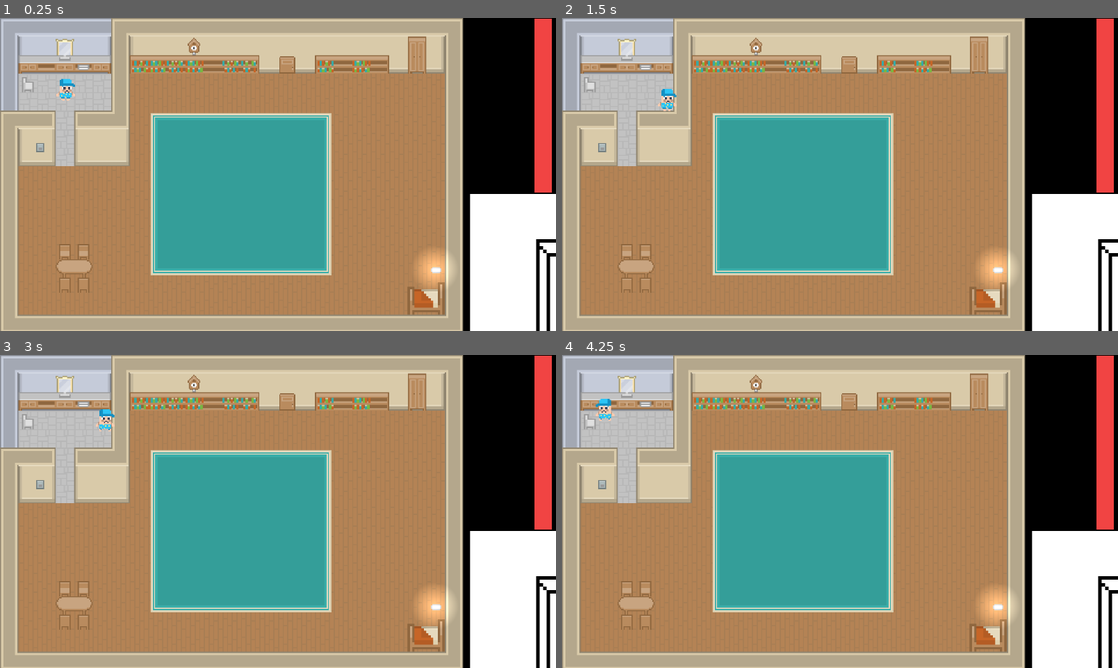
Above: before the commit, frames 1-4 (two rows, left to right).
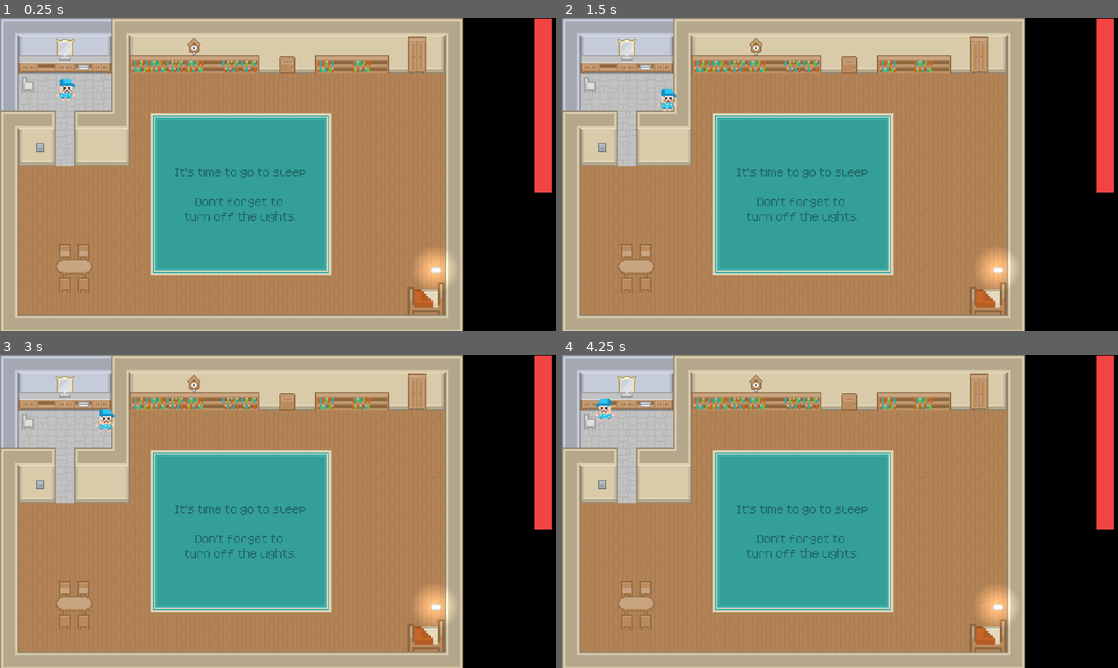
Above: after the commit, the same moments.

Repository: 10Zeeko/levelupgamejam2025
Game: Godot game, scene res://Scenes/main_scene.tscn
Same seed, same stepped clock (60 frames per second), same inputs: the game is played once before the commit and once after it.
Inputs:
- Up to frame 1 (0.25 s): no input
- Up to frame 2 (1.5 s): tap Enter at 0.5 s; hold D (Right) 0.53-1.28 s; hold Shift (Running) 0.53-1.28 s; hold S (Down) from 1.28 s (still down); tap Shift (Running) at 1.35 s
- Up to frame 3 (3 s): tap Space at 2 s; release S (Down) at 2.03 s; hold D (Right) 2.03-2.78 s; hold Shift (Running) 2.03-2.78 s; tap Enter at 2.75 s; hold W (Up) from 2.78 s (still down); tap Shift (Running) at 2.85 s
- Up to frame 4 (4.25 s): release W (Up) at 3.53 s; hold A (Left) from 3.53 s (still down); hold Shift (Running) from 3.53 s (still down)

The runs differ from the first frame. In frame 1, 6.9% of the frame differs, in the area x 31-100%, y 48-100%; in frame 2, 6.9%; in frame 3, 6.9%; in frame 4, 6.9%.

Commit message:
Almost complete tutorial and fonts

Diff:
--- /dev/null
+++ b/GameNodes/Interactables/bed.gd
@@ -0,0 +1,6 @@
+extends StaticBody2D
+
+@export var next_level : PackedScene
+
+func _on_area_2d_body_entered(body: Node2D) -> void:
+	print("Congratulations!")
--- a/GameNodes/Interactables/bed.tscn
+++ b/GameNodes/Interactables/bed.tscn
@@ -1,5 +1,6 @@
-[gd_scene load_steps=4 format=3 uid="uid://c2uumwb6oqpcv"]
+[gd_scene load_steps=5 format=3 uid="uid://c2uumwb6oqpcv"]
 
+[ext_resource type="Script" uid="uid://der1skaknbljv" path="res://GameNodes/Interactables/bed.gd" id="1_225fl"]
 [ext_resource type="Texture2D" uid="uid://b4vtifw8b5tf6" path="res://Sprites/Tilesheets/roguelikeSheet_transparent.png" id="1_jm08a"]
 
 [sub_resource type="RectangleShape2D" id="RectangleShape2D_225fl"]
@@ -10,6 +11,7 @@
 
 [node name="Area2D" type="StaticBody2D"]
 scale = Vector2(2, 2)
+script = ExtResource("1_225fl")
 
 [node name="Sprite2D" type="Sprite2D" parent="."]
 texture = ExtResource("1_jm08a")
@@ -27,3 +29,5 @@
 [node name="Detection" type="CollisionShape2D" parent="Area2D"]
 position = Vector2(1.5, 2)
 shape = SubResource("RectangleShape2D_jm08a")
+
+[connection signal="body_entered" from="Area2D" to="." method="_on_area_2d_body_entered"]
--- a/GameNodes/Interactables/switch.tscn
+++ b/GameNodes/Interactables/switch.tscn
@@ -5,9 +5,12 @@
 [sub_resource type="GDScript" id="GDScript_dg643"]
 script/source = "extends Area2D
 @export var hud : CanvasLayer
+@onready var player_controller: CharacterBody2D = $\"../player_controller\"
+
 
 func _on_body_entered(body: Node2D) -> void:
-	hud.show_hud()
+	if body == player_controller:
+		hud.show_hud()
 
 func _on_body_exited(body: Node2D) -> void:
 	hud.hide_hud()
--- a/GameNodes/Lights/lights.gd
+++ b/GameNodes/Lights/lights.gd
@@ -1,6 +1,12 @@
 extends Node2D
 
 @onready var directional_light_2d: DirectionalLight2D = $DirectionalLight2D
+@export var switch_run_label : Label
 
 func _on_canvas_layer_lights_signal() -> void:
 	directional_light_2d.energy = $HUD_Switch.changeLight
+	if switch_run_label != null:
+		if switch_run_label.visible:
+			switch_run_label.visible = false
+		else:
+			switch_run_label.visible = true
--- a/GameNodes/hud.gd
+++ b/GameNodes/hud.gd
@@ -6,6 +6,9 @@
 @onready var level_timer: Node2D = $LevelTimer
 
 signal lightsSignal
+
+func _ready() -> void:
+	hide_hud()
 
 func _on_texture_button_toggled(toggled_on: bool) -> void:
 	changeLight = toggled_on
--- a/GameNodes/hud.tscn
+++ b/GameNodes/hud.tscn
@@ -17,6 +17,7 @@
 grow_vertical = 2
 
 [node name="TextureButton" type="TextureButton" parent="Control"]
+modulate = Color(1, 1, 1, 0)
 layout_mode = 2
 offset_left = 1623.0
 offset_top = 607.0
--- a/Scenes/main_scene.tscn
+++ b/Scenes/main_scene.tscn
@@ -7,6 +7,9 @@
 [ext_resource type="PackedScene" uid="uid://c2uumwb6oqpcv" path="res://GameNodes/Interactables/bed.tscn" id="4_6ev3c"]
 [ext_resource type="PackedScene" uid="uid://douef0hekdqu1" path="res://GameNodes/Player/player_controller.tscn" id="5_iacmt"]
 [ext_resource type="PackedScene" uid="uid://ctmeqa0nf5mca" path="res://GameNodes/Interactables/switch.tscn" id="7_maf8m"]
+[ext_resource type="FontFile" uid="uid://cfmglbt7ynprg" path="res://Sprites/Fonts/Kenney Pixel.ttf" id="8_huasi"]
+[ext_resource type="Shader" uid="uid://b3klq82o5gsp6" path="res://GameNodes/Player/player_controller.gdshader" id="9_m1efj"]
+[ext_resource type="Texture2D" uid="uid://crd4j8qr1lk1c" path="res://Sprites/Fonts/keyboard_shift.png" id="10_mai8y"]
 
 [sub_resource type="TileSetAtlasSource" id="TileSetAtlasSource_6l7je"]
 texture = ExtResource("1_52fb6")
@@ -1190,8 +1193,25 @@
 fill_from = Vector2(0.478632, 0.482906)
 fill_to = Vector2(0.470085, 0.923077)
 
-[node name="MainScene" type="Node2D"]
+[sub_resource type="LabelSettings" id="LabelSettings_m1efj"]
+font = ExtResource("8_huasi")
+font_size = 64
+font_color = Color(0.124955, 0.421591, 0.407698, 1)
+
+[sub_resource type="ShaderMaterial" id="ShaderMaterial_mai8y"]
+shader = ExtResource("9_m1efj")
+
+[sub_resource type="LabelSettings" id="LabelSettings_76v2p"]
+font = ExtResource("8_huasi")
+font_size = 64
+font_color = Color(1, 0, 0, 1)
+
+[sub_resource type="ShaderMaterial" id="ShaderMaterial_76v2p"]
+shader = ExtResource("9_m1efj")
+
+[node name="MainScene" type="Node2D" node_paths=PackedStringArray("switch_run_label")]
 script = ExtResource("1_jv6wh")
+switch_run_label = NodePath("Tutorial2_Label")
 
 [node name="Walls & Ground" type="TileMapLayer" parent="."]
 z_index = -3
@@ -1213,6 +1233,7 @@
 blend_mode = 1
 
 [node name="player_controller" parent="." instance=ExtResource("5_iacmt")]
+z_index = 2
 position = Vector2(227, 238)
 
 [node name="Switch" parent="." node_paths=PackedStringArray("hud") instance=ExtResource("7_maf8m")]
@@ -1230,4 +1251,65 @@
 energy = 0.6
 texture = SubResource("GradientTexture2D_huasi")
 
+[node name="Tutorial_Label" type="Label" parent="."]
+anchors_preset = 15
+anchor_right = 1.0
+anchor_bottom = 1.0
+offset_left = 544.0
+offset_top = 352.0
+offset_right = 1120.0
+offset_bottom = 864.0
+grow_horizontal = 2
+grow_vertical = 2
+text = "It's time to go to sleep
+
+Don't forget to
+turn off the lights."
+label_settings = SubResource("LabelSettings_m1efj")
+horizontal_alignment = 1
+vertical_alignment = 1
+autowrap_mode = 3
+
+[node name="Tutorial2_Label" type="Label" parent="."]
+visible = false
+modulate = Color(1, 1, 1, 0.745098)
+material = SubResource("ShaderMaterial_mai8y")
+anchors_preset = 15
+anchor_right = 1.0
+anchor_bottom = 1.0
+offset_left = 544.0
+offset_top = 352.0
+offset_right = 1120.0
+offset_bottom = 864.0
+grow_horizontal = 2
+grow_vertical = 2
+text = "RUN
+
+with
+
+
+"
+label_settings = SubResource("LabelSettings_76v2p")
+horizontal_alignment = 1
+vertical_alignment = 1
+autowrap_mode = 3
+
+[node name="TextureRect" type="TextureRect" parent="Tutorial2_Label"]
+modulate = Color(1, 0, 0, 1)
+material = SubResource("ShaderMaterial_76v2p")
+layout_mode = 1
+anchors_preset = 8
+anchor_left = 0.5
+anchor_top = 0.5
+anchor_right = 0.5
+anchor_bottom = 0.5
+offset_left = -63.75
+offset_top = 8.0
+offset_right = 0.25
+offset_bottom = 72.0
+grow_horizontal = 2
+grow_vertical = 2
+scale = Vector2(2, 2)
+texture = ExtResource("10_mai8y")
+
 [connection signal="lightsSignal" from="HUD_Switch" to="." method="_on_canvas_layer_lights_signal"]
Not shown, added: GameNodes/Interactables/bed.gd.uid
Not shown: 1 places in Scenes/main_scene.tscn that only renumber resources
Binary file added: Sprites/Fonts/Kenney Pixel.ttf
Not shown, added: Sprites/Fonts/Kenney Pixel.ttf.import
Binary file added: Sprites/Fonts/keyboard_shift.png
Not shown, added: Sprites/Fonts/keyboard_shift.png.import
